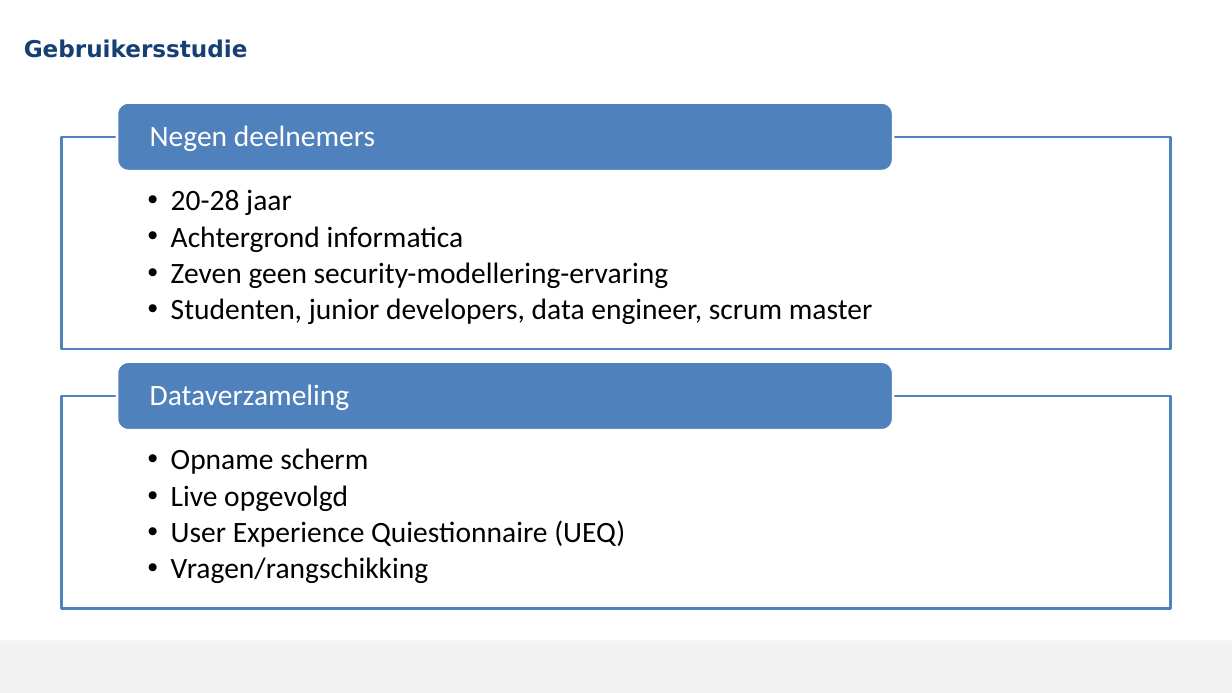
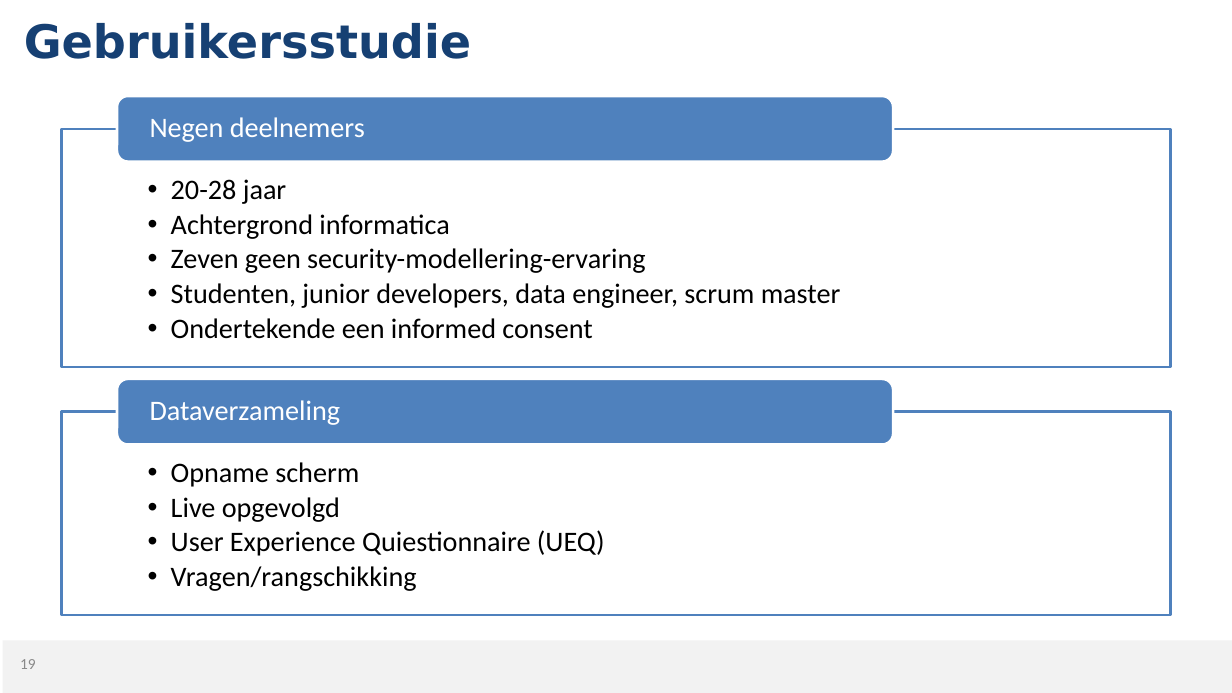
Before and after one commit to MikaG-1952764/masterproef, a slide deck: slide 19 of MP2526_Verdediging.pptx. Drawn at 1232x693 pixels with LibreOffice and Linux fonts; fonts in the diff are those of the drawing; background and template pictures are left out. Boxes give left, top, right and bottom in pixels: in the first picture for what was removed or moved away, otherwise in the second. Text is boxed around its words. In the diff, an @@ line names an element or a change of style, - is before the commit and + after.

Commit message:
updated powerpoint

```diff
--- a/MP2526_Verdediging.pptx
+++ b/MP2526_Verdediging.pptx
@@ title "Gebruikersstudie": place and size @@
-title "Gebruikersstudie" at [24,39,248,58]
+title "Gebruikersstudie" at [24,23,471,59]
@@ title "Gebruikersstudie" at [24,23,471,59]: size 18 to 36 pt @@
@@ rounded rectangle: place and size @@
-rounded rectangle at [117,103,894,171]
+rounded rectangle at [117,96,894,162]
@@ text "Negen deelnemers": place and size @@
-text "Negen deelnemers" at [150,125,375,151]
+text "Negen deelnemers" at [150,117,365,142]
@@ text "20-28 jaar": place and size @@
-text "20-28 jaar" at [171,189,872,324]
+text "20-28 jaar" at [171,179,841,339]
@@ rectangle: place and size @@
-rectangle at [62,137,1171,349]
+rectangle at [62,128,1171,367]
@@ text at [171,179,841,308]: size 23 to 22 pt in "20-28 jaar", "Achtergrond informatica", "Zeven geen security-modellering-ervaring", "Studenten, junior developers, data engineer, scrum master" @@
@@ text at [171,318,592,339]: paragraph added @@
+  • Ondertekende een informed consent
@@ rounded rectangle: place and size @@
-rounded rectangle at [117,361,894,430]
+rounded rectangle at [117,379,894,445]
@@ size 23 to 22 pt in 3 elements at [150,117,365,142], [171,462,605,591], [150,400,341,425] @@
@@ text "Dataverzameling": place and size @@
-text "Dataverzameling" at [150,384,350,410]
+text "Dataverzameling" at [150,400,341,425]
@@ text "Opname scherm": place and size @@
-text "Opname scherm" at [171,448,625,583]
+text "Opname scherm" at [171,462,605,591]
@@ rectangle: place and size @@
-rectangle at [62,396,1171,609]
+rectangle at [62,412,1171,616]
@@ page number added at [20,659,36,669], 12 pt, text #898989 @@
+19
```
Also in this commit, not shown: 35 other slides changed, 1 slide added, 1 slide removed, 1 other file.
